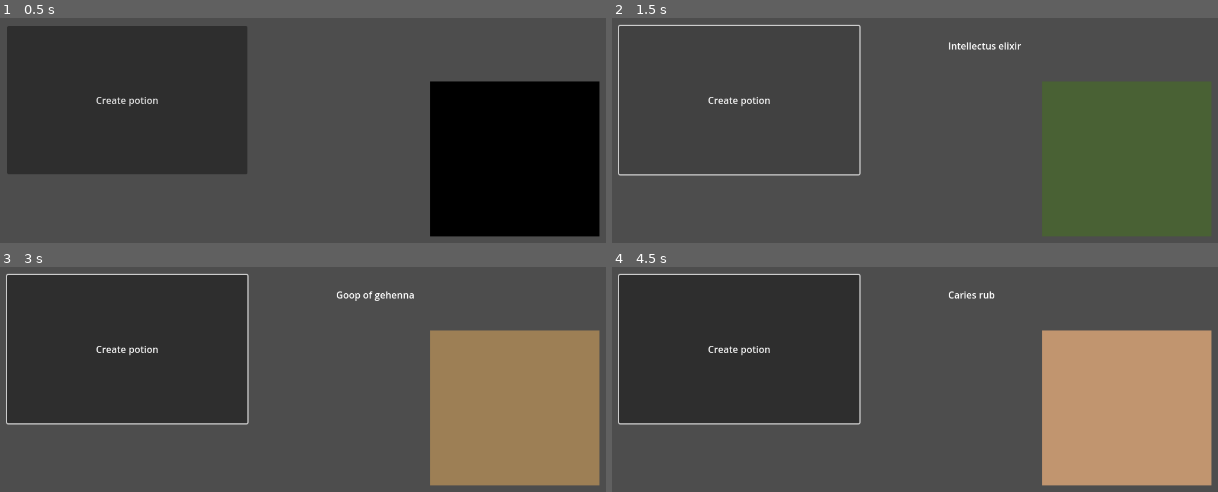
Above: before the commit, frames 1-4 (two rows, left to right).
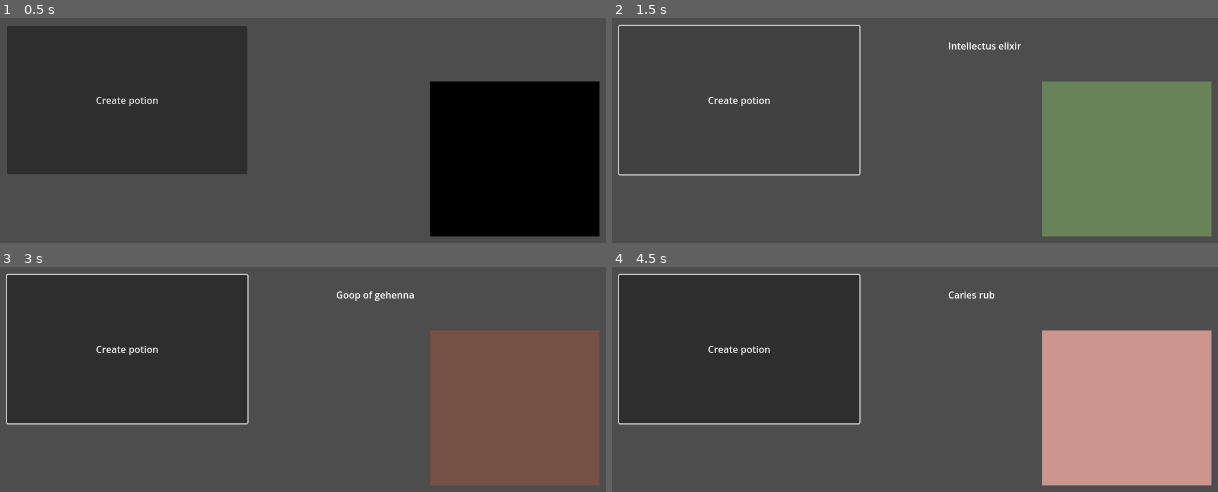
Above: after the commit, the same moments.

Repository: OsakiTsukiko/capitalist-alchemist
Game: Godot game, scene res://src/temp_scene/temp_scene.tscn
Two runs of this game, one before a commit and one after it. Both use one fixed random seed, a clock stepped at 60 frames per second and the inputs below. This scene is started directly instead of the project's main scene.
Inputs (mouse positions are in pixels of both pictures, inside the frame that each line leads up to):
- Up to frame 1 (0.5 s): no input
- Up to frame 2 (1.5 s): click "Create potion" at 0.5 s; click "Create potion" at 1.25 s
- Up to frame 3 (3 s): click "Create potion" at 2 s; tap Enter at 2.75 s; move the mouse to (563, 483) at 2.77 s
- Up to frame 4 (4.5 s): tap Space at 3.5 s; move the mouse to (outside the picture) at 3.52 s; tap Enter at 4.25 s; move the mouse to (1084, 395) at 4.27 s

Frame 1 is identical in both runs. In frame 2, 19% of the frame differs, in the area x 70-99%, y 28-97%; in frame 3, 19%; in frame 4, 19%.

Commit message:
wtf

Diff:
--- a/src/cauldron.gd
+++ b/src/cauldron.gd
@@ -1,3 +1,4 @@
+class_name Cauldron
 extends Potion
 
 func add_ingredient(p_ingr: Ingredient):
@@ -20,6 +21,21 @@
 	if ingr_array.is_empty():
 		color = Color.TRANSPARENT
 	else:
-		color = ingr_array[0].color
-		for i in range(ingr_array.size() - 1):
-			color = Mixbox.lerp(color, ingr_array[i + 1].color, 0.5)
+		var color_arr: Array[Color] = []
+		for i in ingr_array:
+			color_arr.push_back(i.color)
+		color = Utils.mixer(color_arr)
+
+func remove_ingredient_2(p_ingr: Ingredient):
+
+	prop_array[p_ingr.prop_arr[0]] -= 1
+	prop_array[p_ingr.prop_arr[1]] -= 1
+	ingr_array.erase(p_ingr)
+
+	if ingr_array.is_empty():
+		color = Color.TRANSPARENT
+	else:
+		var color_arr: Array[Color] = []
+		for i in ingr_array:
+			color_arr.push_back(i.color)
+		color = Utils.mixer(color_arr)
--- a/src/game_scene/game_scene.gd
+++ b/src/game_scene/game_scene.gd
@@ -24,6 +24,8 @@
 var selected_ing: Ingredient = null
 
 var ing_l: Array[Ingredient] = [null, null, null, null]
+
+var cauldron := Cauldron.new([])
 
 func _ready():
 	timer.start()
--- a/src/potion.gd
+++ b/src/potion.gd
@@ -11,13 +11,12 @@
 	prop_array.resize(10)
 	prop_array.fill(0)
 	ingr_array = p_ingr_array
+	var color_arr: Array[Color] = [];
 	for ingr in ingr_array:
 		for prop in ingr.prop_arr:
 			prop_array[prop] += 1
-		if color == null:
-			color = ingr.color
-		else:
-			color = Mixbox.lerp(color, ingr.color, 0.5)
+		color_arr.push_back(ingr.color)
+	color = Utils.mixer(color_arr)
 
 	potion_name = ""
 	var rand_binary: int = randi() % 2
--- a/src/utils.gd
+++ b/src/utils.gd
@@ -160,3 +160,28 @@
 				return false
 
 	return true
+
+
+func mixer(col_arr: Array[Color]):
+	if (col_arr.size() == 0):
+		return Color.BLACK
+	print(col_arr)
+	var lcarr: Array = []
+	for col in col_arr:
+		print(Mixbox.rgb_to_latent(col))
+		lcarr.push_back(
+			Mixbox.rgb_to_latent(col)
+		)
+
+	var z_mix = []
+	z_mix.resize(Mixbox.LATENT_SIZE)
+	z_mix.fill(0)
+
+	for i in z_mix.size():          # mix together:
+		for lc in lcarr:
+			z_mix[i] += lc[i] * (1.0/lcarr.size())
+
+	print(z_mix)
+	var color_mix = Mixbox.latent_to_rgb(z_mix)
+#	var color_mix = Color.BLACK
+	return color_mix
